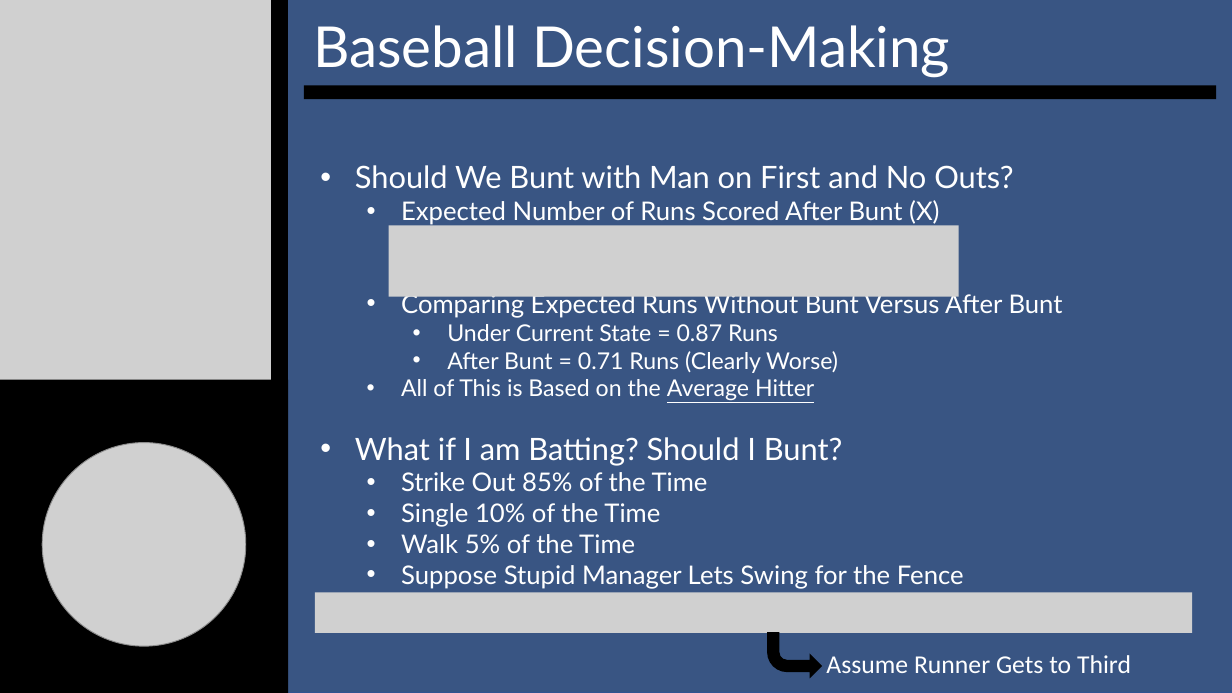
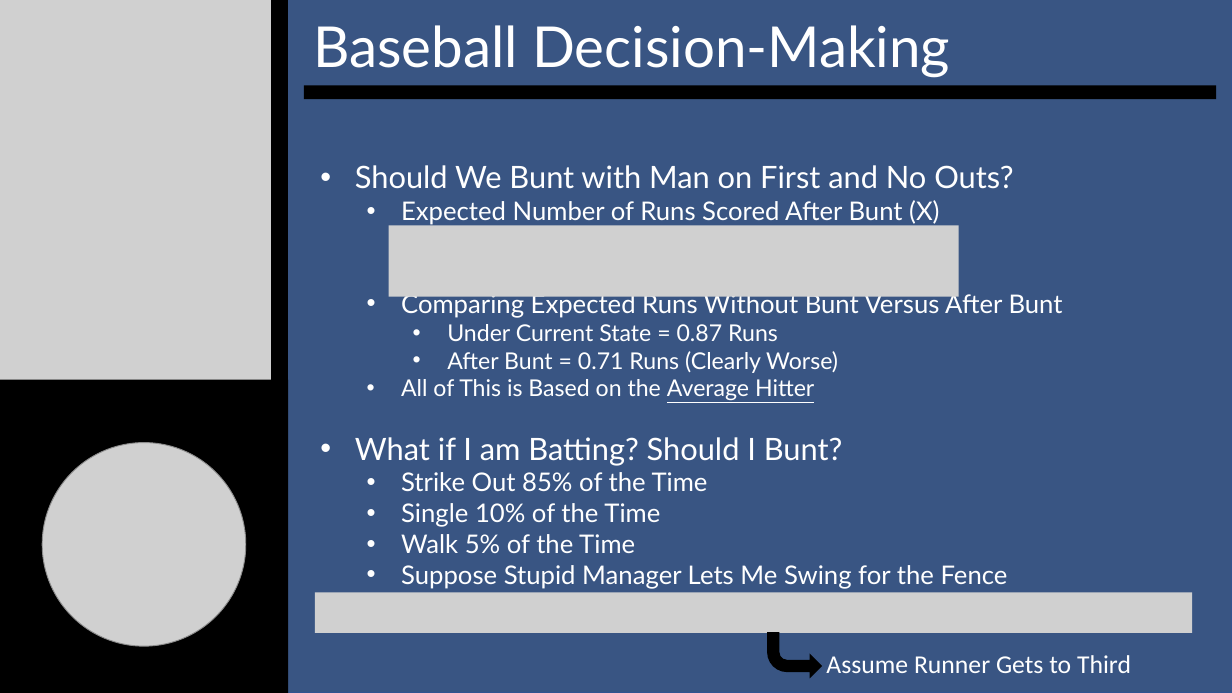
Before and after one commit to SuperMarioGiacomazzo/STOR538_WEBSITE, a slide deck: slide 9 of Slides/Baseball 5/Baseball_5_Lecture.pptx. Drawn at 1232x693 pixels with LibreOffice and Linux fonts; fonts in the diff are those of the drawing; grey boxes stand for pictures. Boxes give left, top, right and bottom in pixels: in the first picture for what was removed or moved away, otherwise in the second. Text is boxed around its words. In the diff, an @@ line names an element or a change of style, - is before the commit and + after.

```diff
--- a/Slides/Baseball 5/Baseball_5_Lecture.pptx
+++ b/Slides/Baseball 5/Baseball_5_Lecture.pptx
@@ text at [401, 565, 1008, 589]: text changed @@
-  • Suppose Stupid Manager Lets Swing for the Fence
+  • Suppose Stupid Manager Lets Me Swing for the Fence
```
Also in this commit, not shown: 1 other slide changed, 5 other files.
